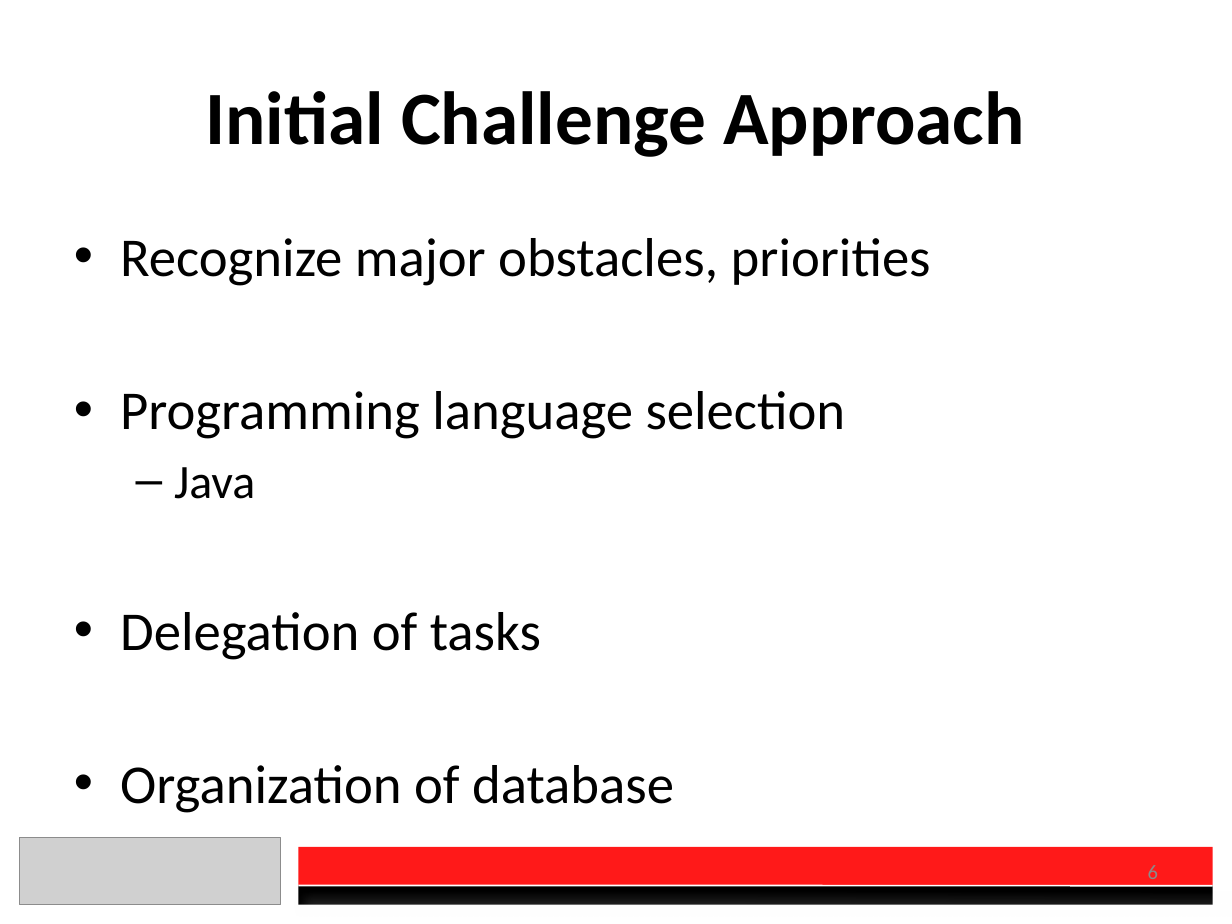
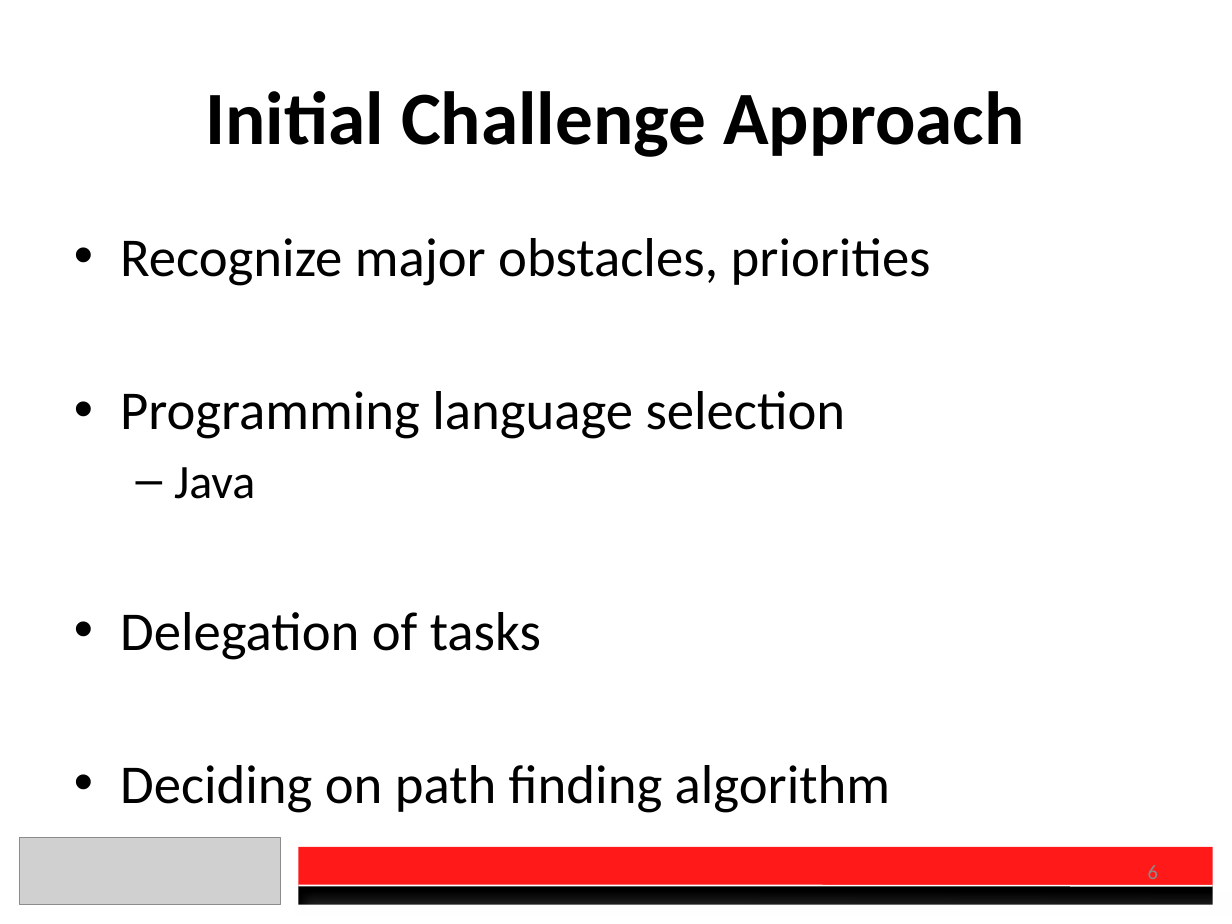
Before and after one commit to DanielSauve/OEC2017, a slide deck: slide 6 of Presentation.pptx. Drawn at 1232x924 pixels with LibreOffice and Linux fonts; fonts in the diff are those of the drawing; grey boxes stand for pictures. Boxes give left, top, right and bottom in pixels: in the first picture for what was removed or moved away, otherwise in the second. Text is boxed around its words. In the diff, an @@ line names an element or a change of style, - is before the commit and + after.

```diff
--- a/Presentation.pptx
+++ b/Presentation.pptx
@@ text at [120, 765, 890, 813]: text changed @@
-• Organization of database
+• Deciding on path finding algorithm
```
Also in this commit, not shown: 4 other slides changed, 1 slide added, 4 other files.
